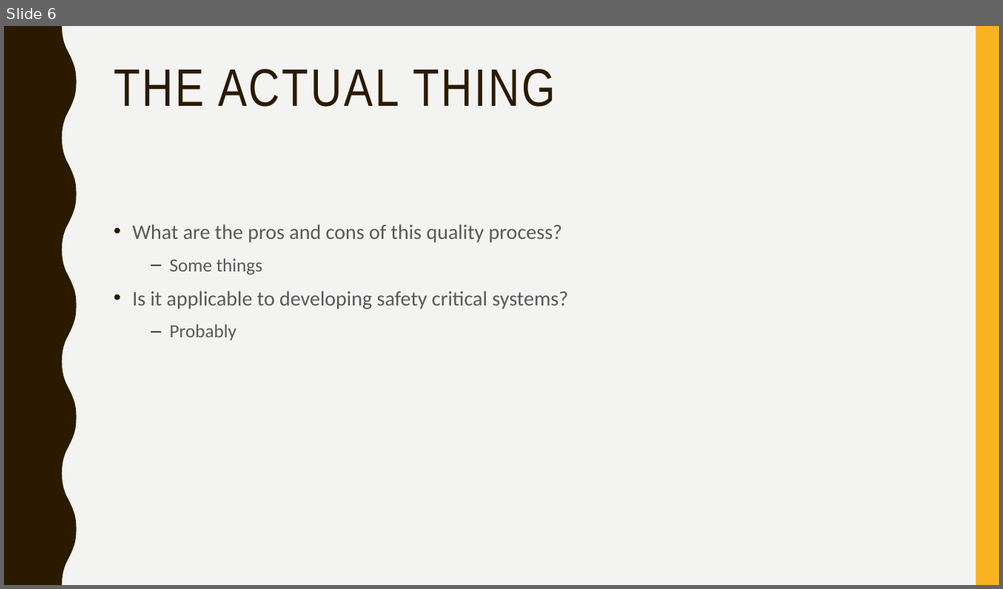
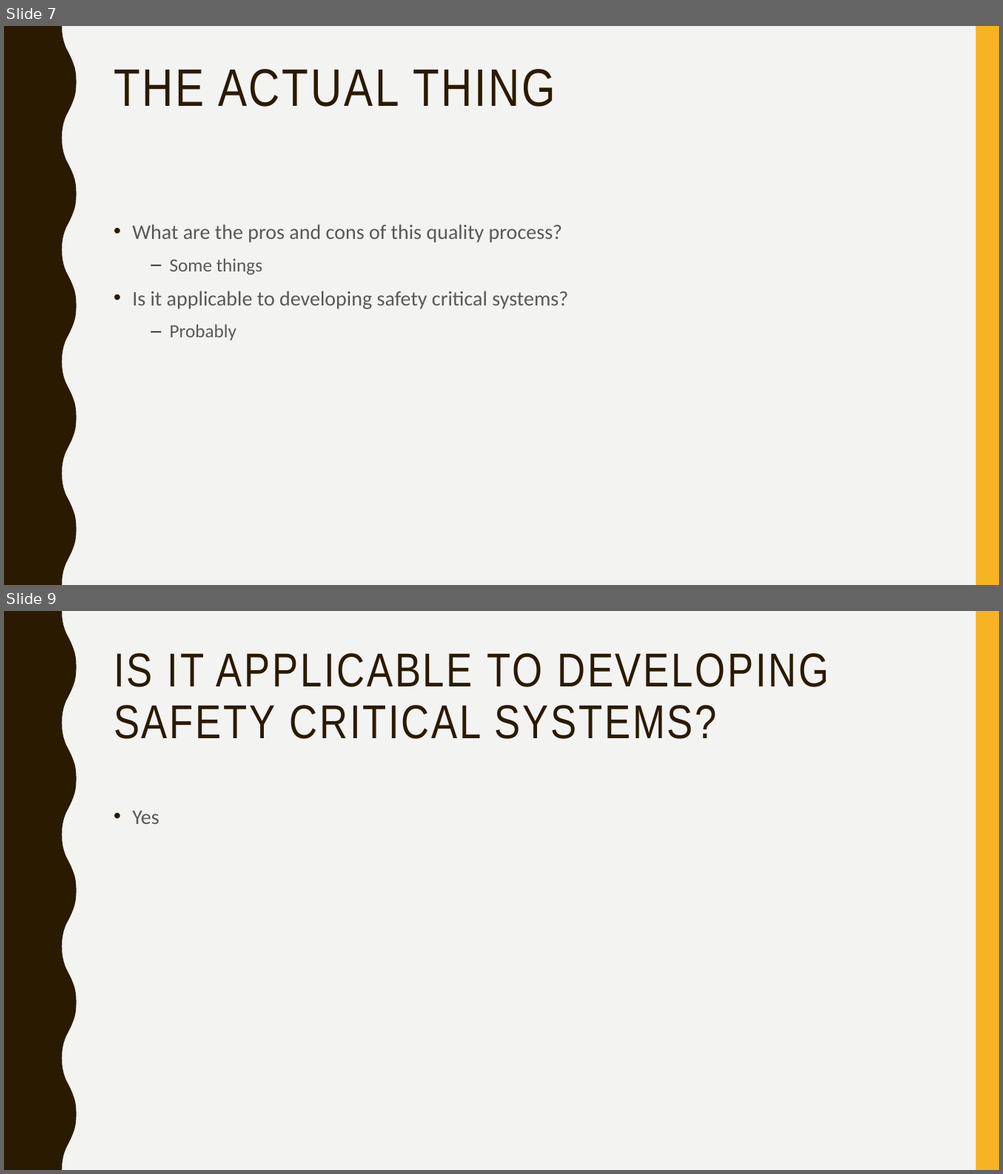
Before and after one commit to HarrisonJM/ESDLabs, a slide deck: docs/HARRISONMARCKS14024424 - Six Sigma.pptx. Shown one above the other, each under a label of ours: slide 6 before the commit, slides 7 and 9 after it; the slides between them are not shown. The pictures are 1003x589 and 1003x1174 pixels, drawn with LibreOffice and Linux fonts; fonts in the diff are those of the drawing. Boxes give left, top, right and bottom in pixels: in the first picture for what was removed or moved away, otherwise in the second. Text is boxed around its words. In the diff, an @@ line names an element or a change of style, - is before the commit and + after.

```diff
--- a/docs/HARRISONMARCKS14024424 - Six Sigma.pptx
+++ b/docs/HARRISONMARCKS14024424 - Six Sigma.pptx
@@ slide 9 added at (4, 611, 999, 1170), background #F3F3F2; not listed: 2 template elements that a slide beside it also shows @@
@@ title added at (114, 653, 828, 739), 45.9 pt, text #2A1A00 @@
+IS IT APPLICABLE TO DEVELOPING SAFETY CRITICAL SYSTEMS?
@@ text added at (132, 811, 159, 824), 20 pt, text #595959 @@
+• Yes
@@ what was slide 6 is now slide 7 @@
```
Also in this commit, not shown: 2 slides changed, 6 other slides added.
